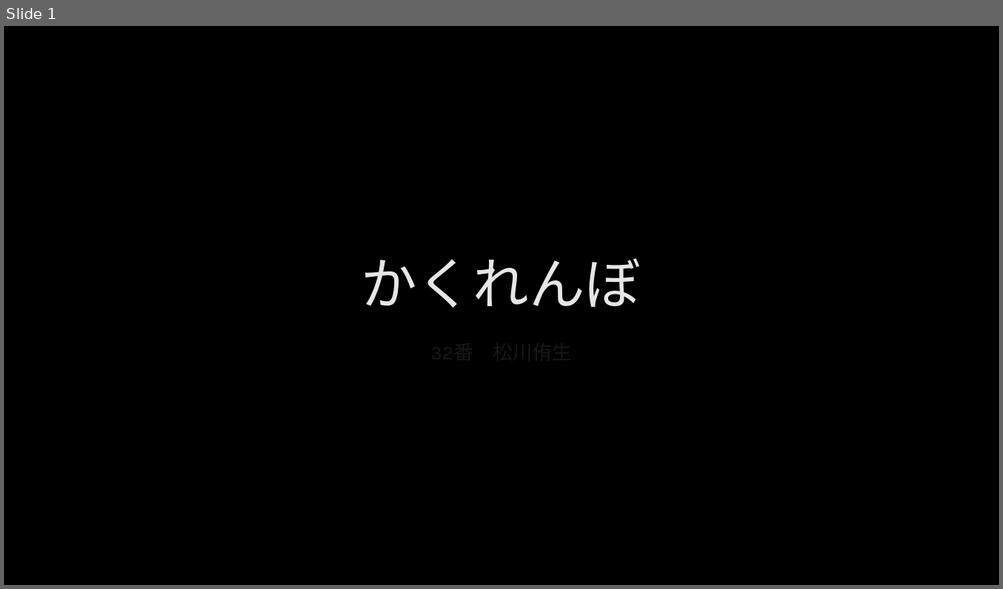
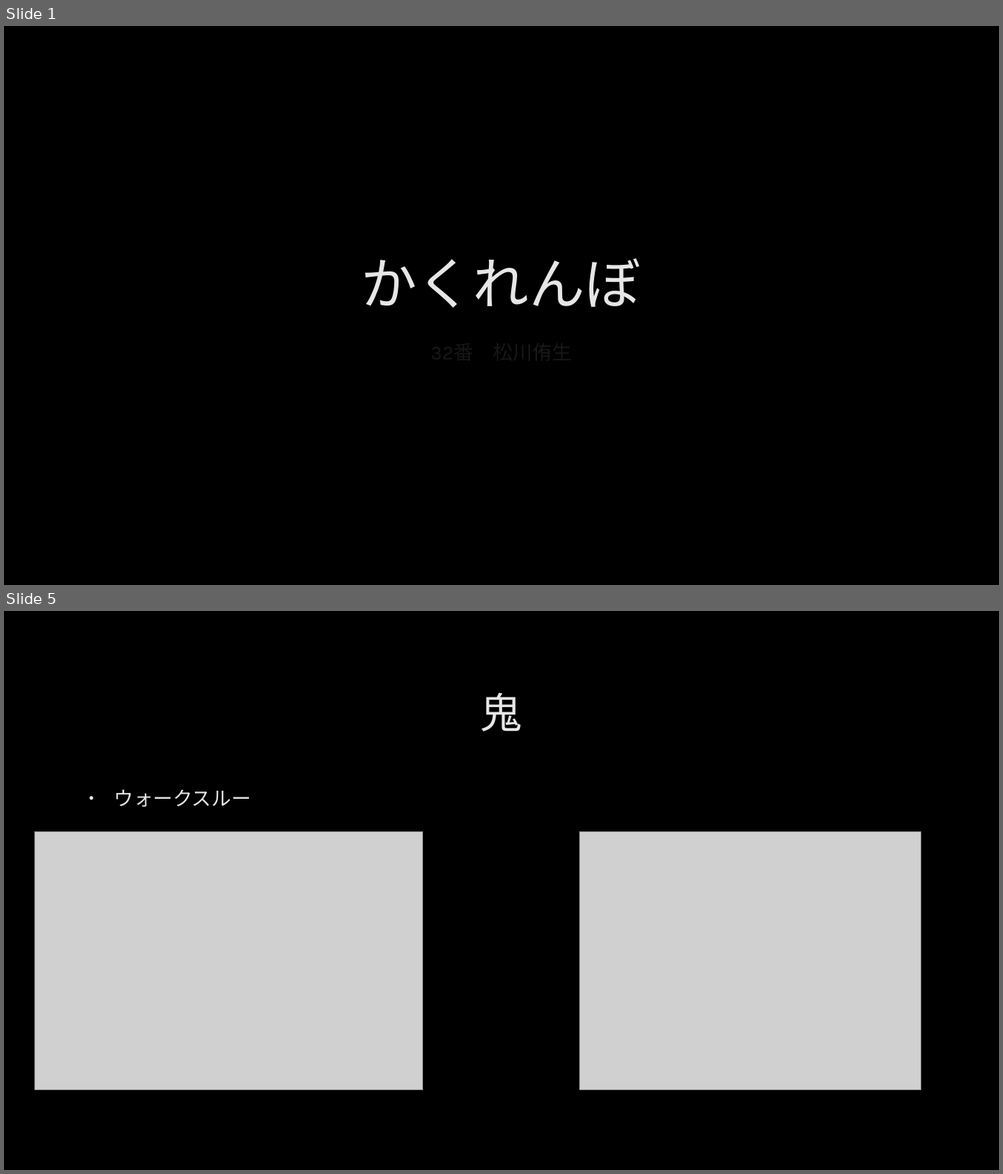
Before and after one commit to hamukawa0406/CG, a slide deck: freeProduction.pptx. Shown one above the other, each under a label of ours: slide 1 before the commit, slides 1 and 5 after it; the slides between them are not shown. The pictures are 1003x589 and 1003x1174 pixels, drawn with LibreOffice and Linux fonts; fonts in the diff are those of the drawing; grey boxes stand for pictures; background and template pictures are left out. Boxes give left, top, right and bottom in pixels: in the first picture for what was removed or moved away, otherwise in the second. Text is boxed around its words. In the diff, an @@ line names an element or a change of style, - is before the commit and + after.

```diff
--- a/freeProduction.pptx
+++ b/freeProduction.pptx
@@ slide 5 added at (x1=4, y1=611, x2=999, y2=1170), background picture (left out) @@
@@ title added at (x1=480, y1=692, x2=521, y2=732), 40 pt, text #E7E6E6 @@
+鬼
@@ text added at (x1=114, y1=789, x2=251, y2=807), 19 pt, text #E7E6E6 @@
+• ウォークスルー
@@ picture added at (x1=35, y1=832, x2=424, y2=1091) @@
@@ picture added at (x1=580, y1=832, x2=921, y2=1091) @@
```
Also in this commit, not shown: 3 other slides added, 3 other files.
